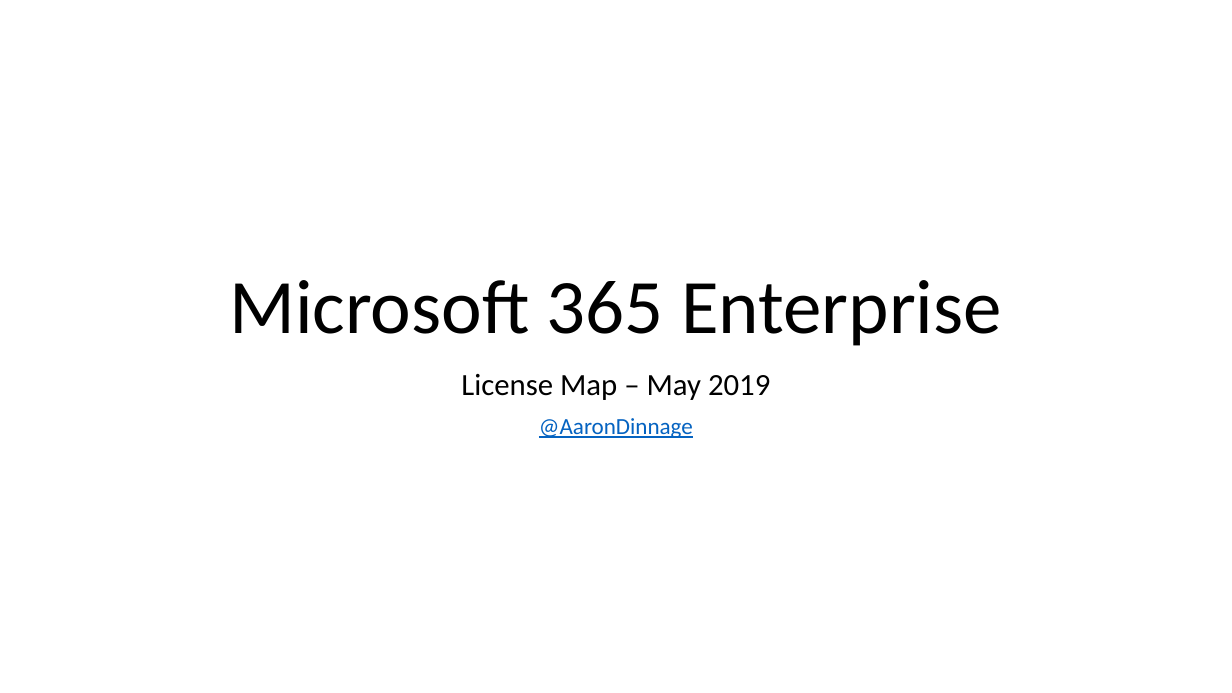
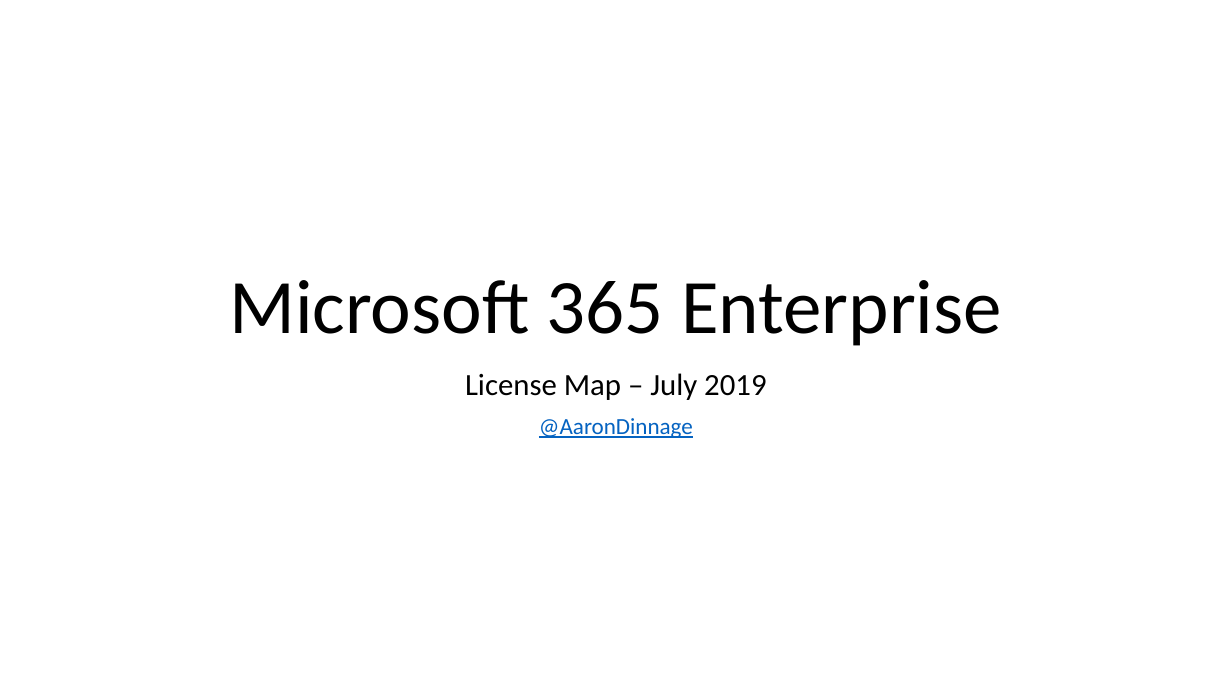
Before and after one commit to ksagala/Licensing, a slide deck: slide 1 of Microsoft 365 Enterprise License Map.pptx. Drawn at 1232x693 pixels with LibreOffice and Linux fonts; fonts in the diff are those of the drawing. Boxes give left, top, right and bottom in pixels: in the first picture for what was removed or moved away, otherwise in the second. Text is boxed around its words. In the diff, an @@ line names an element or a change of style, - is before the commit and + after.

Commit message:
2019 July (#1)
* Delete Microsoft 365 Enterprise on a Page - Grey.vsdx

Merging back into the main file.

* Delete Microsoft 365 Enterprise on a Page - Landscape.vsdx

Merging into Microsoft 365 Enterprise on a Page.vsdx

* Delete Microsoft 365 Enterprise on a Page - Venn.vsdx

Merging into Microsoft 365 Enterprise on a Page.vsdx

* Delete Microsoft 365 Enterprise on a Page - with F1.vsdx

Merging into Microsoft 365 Enterprise on a Page.vsdx

* Delete Microsoft 365 Enterprise on a Page - with F1.png

Merging into Microsoft 365 Enterprise on a Page.vsdx

* Add files via upload

July update for Microsoft 365 Enterprise on a Page.vsdx

* Update README.md

* July 2019 Update

* July 2019 Update

```diff
--- a/Microsoft 365 Enterprise License Map.pptx
+++ b/Microsoft 365 Enterprise License Map.pptx
@@ subtitle at (465, 373, 766, 400): text changed @@
-License Map – May 2019
+License Map – July 2019
```
Also in this commit, not shown: 2 other slides changed, 22 other files.
